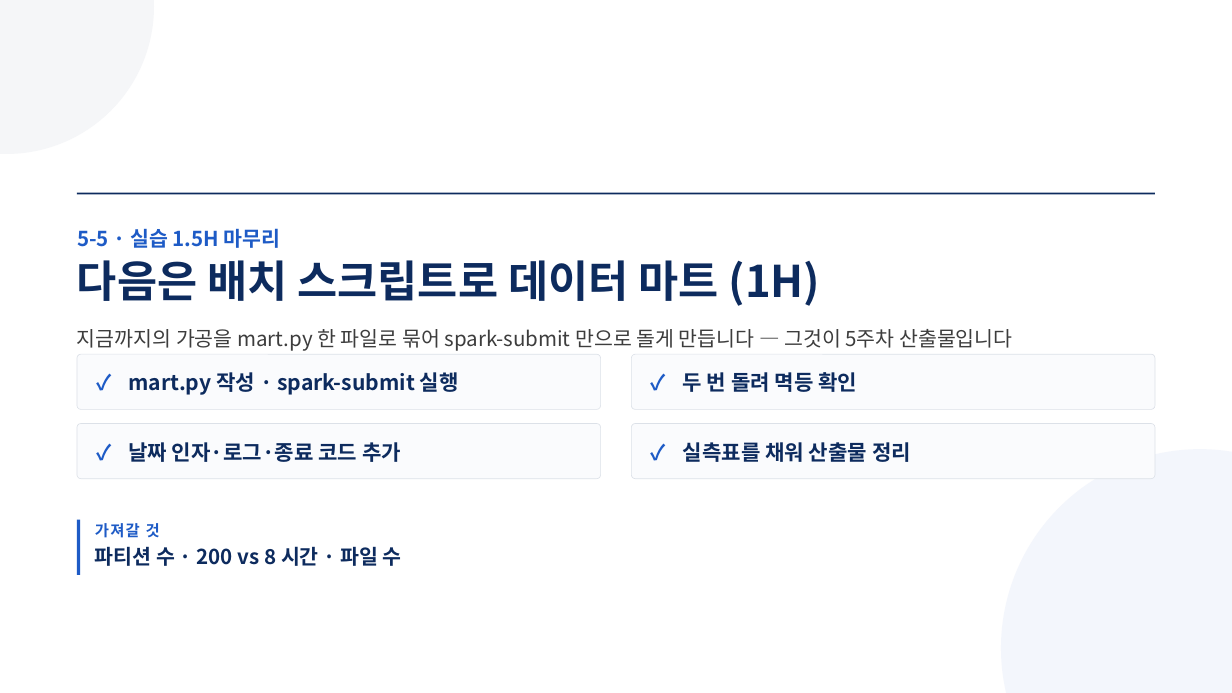
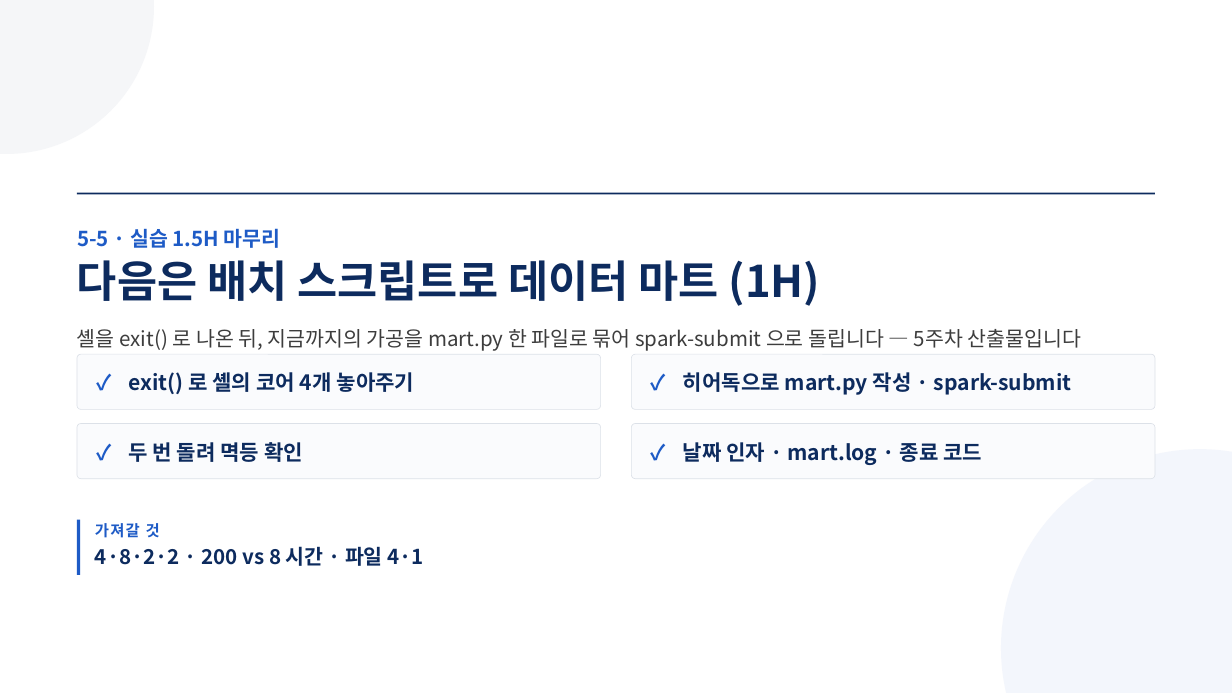
Before and after one commit to aebonlee/materials, a slide deck: slide 11 of data-eng/decks/w5d5s2.pptx (slide 10 before the commit). Drawn at 1232x693 pixels with LibreOffice and Linux fonts; fonts in the diff are those of the drawing. Boxes give left, top, right and bottom in pixels: in the first picture for what was removed or moved away, otherwise in the second. Text is boxed around its words. In the diff, an @@ line names an element or a change of style, - is before the commit and + after.

```diff
--- a/data-eng/decks/w5d5s2.pptx
+++ b/data-eng/decks/w5d5s2.pptx
@@ text at [77, 329, 1081, 351]: text changed @@
-지금까지의 가공을 mart.py 한 파일로 묶어 spark-submit 만으로 돌게 만듭니다 — 그것이 5주차 산출물입니다
+셸을 exit() 로 나온 뒤, 지금까지의 가공을 mart.py 한 파일로 묶어 spark-submit 으로 돌립니다 — 5주차 산출물입니다
@@ text at [128, 372, 415, 394]: text changed @@
-mart.py 작성 · spark-submit 실행
+exit() 로 셸의 코어 4개 놓아주기
@@ text at [683, 372, 1072, 395]: text changed @@
-두 번 돌려 멱등 확인
+히어독으로 mart.py 작성 · spark-submit
@@ text at [128, 442, 303, 462]: text changed @@
-날짜 인자·로그·종료 코드 추가
+두 번 돌려 멱등 확인
@@ text at [683, 442, 983, 465]: text changed @@
-실측표를 채워 산출물 정리
+날짜 인자 · mart.log · 종료 코드
@@ text at [95, 546, 423, 566]: text changed @@
-파티션 수 · 200 vs 8 시간 · 파일 수
+4·8·2·2 · 200 vs 8 시간 · 파일 4·1
```
Also in this commit, not shown: 7 other slides changed, 3 slides added, 2 slides removed, 11 other files.
